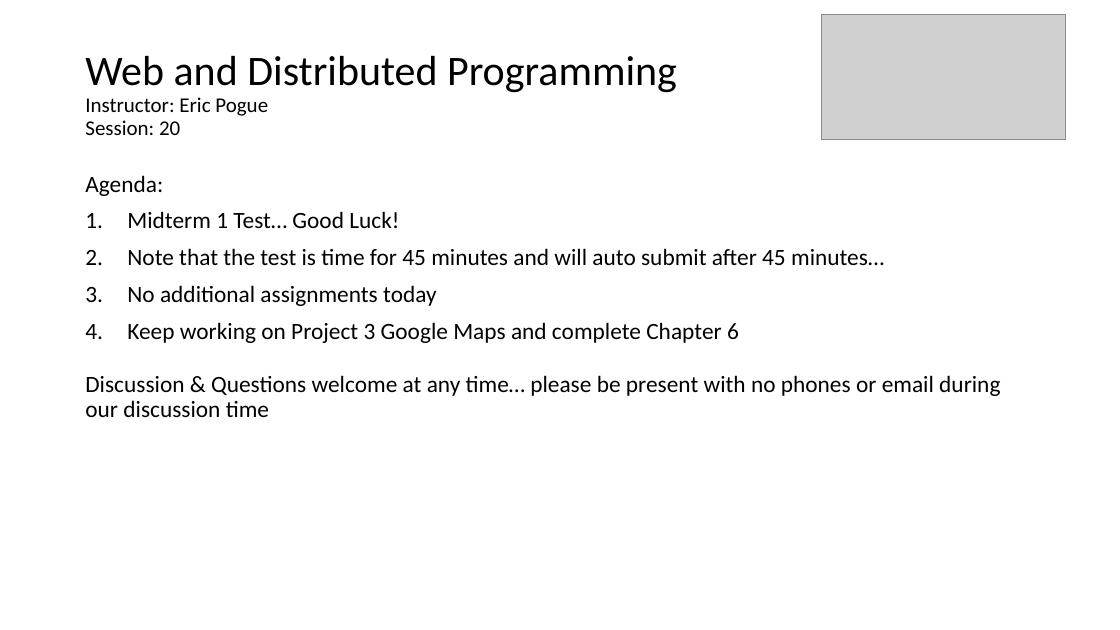
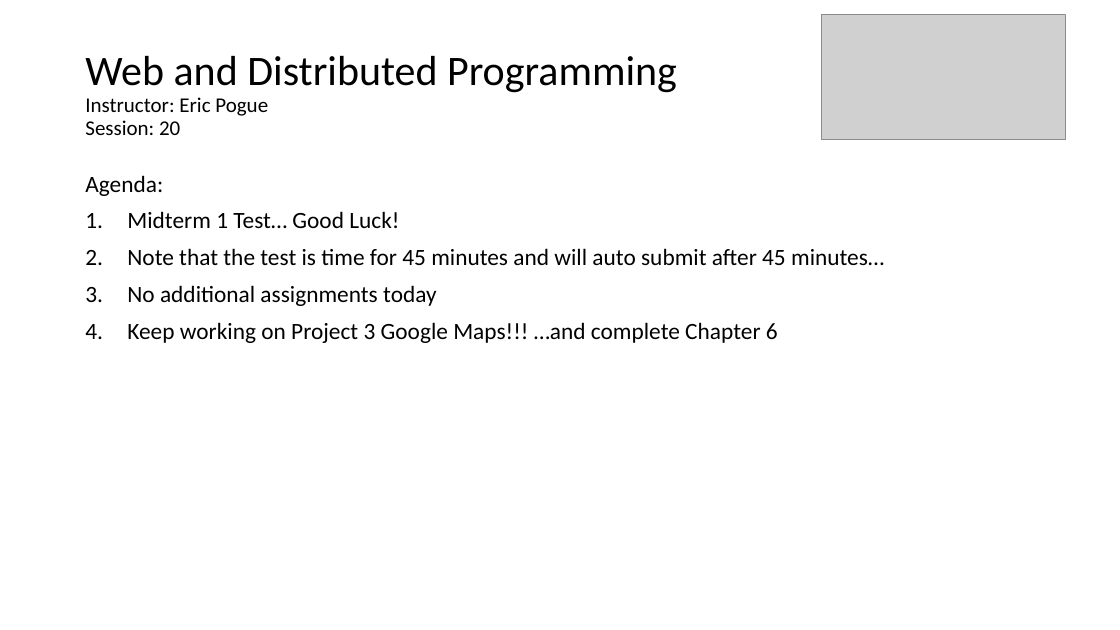
Before and after one commit to EricJPogue/www-epogue-info, a slide deck: slide 1 of CPSC-24700/Presentations/session-20.pptx. Drawn at 1120x630 pixels with LibreOffice and Linux fonts; fonts in the diff are those of the drawing; grey boxes stand for pictures. Boxes give left, top, right and bottom in pixels: in the first picture for what was removed or moved away, otherwise in the second. Text is boxed around its words. In the diff, an @@ line names an element or a change of style, - is before the commit and + after.

```diff
--- a/CPSC-24700/Presentations/session-20.pptx
+++ b/CPSC-24700/Presentations/session-20.pptx
@@ text at [127,322,778,343]: text changed @@
-4. Keep working on Project 3 Google Maps and complete Chapter 6
-Discussion & Questions welcome at any time… please be present with no phones or email during our discussion time
+4. Keep working on Project 3 Google Maps!!! …and complete Chapter 6
```
Also in this commit, not shown: 1 other file.
